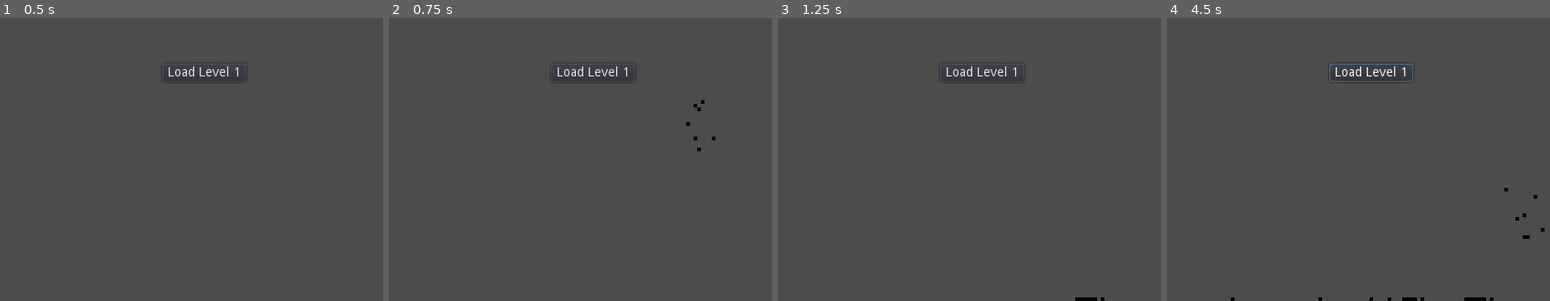
Above: before the commit, frames 1-4 (left to right).
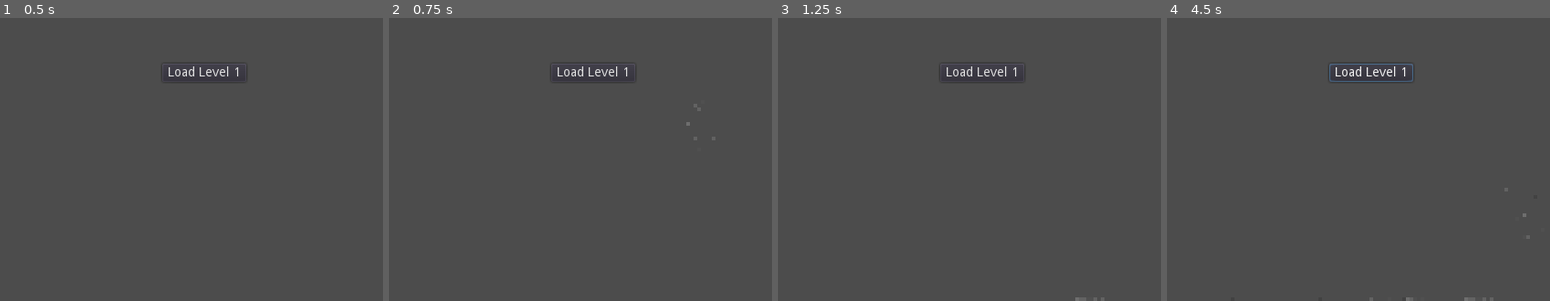
Above: after the commit, the same moments.

Repository: domlawlor/WGJ-267
Game: Godot game, scene res://Main.tscn
The game is run twice, just before and just after one commit, with the same random seed, the same clock (stepped at 60 frames per second) and the same inputs.
Inputs (mouse positions are in pixels of both pictures, inside the frame that each line leads up to):
- Up to frame 1 (0.5 s): no input
- Up to frame 2 (0.75 s): tap Enter at 0.5 s; move the mouse to (699, 60) at 0.52 s; hold Right mouse button (spawn_bulk_pixels) from 0.53 s (still down)
- Up to frame 3 (1.25 s): keep holding Right mouse button (spawn_bulk_pixels)
- Up to frame 4 (4.5 s): release Right mouse button (spawn_bulk_pixels) at 1.25 s; click "Load Level 1" at 1.25 s; move the mouse to (1232, 102) at 2.02 s; click (1232, 102) at 2.1 s; move the mouse to (outside the picture) at 2.77 s; hold Right mouse button (spawn_bulk_pixels) 2.78-3.53 s; move the mouse to (1320, 170) at 3.52 s; click (1320, 170) at 3.6 s; move the mouse to (1523, 148) at 4.27 s; hold Right mouse button (spawn_bulk_pixels) from 4.28 s (still down)

Frame 1 is identical in both runs. In frame 2, less than 0.1% of the frame differs, in the area x 77-86%, y 29-48%; in frame 3, less than 0.1%; in frame 4, 0.3%, in the area x 16-99%, y 60-100%.

Commit message:
shades of grey dust

Diff:
--- a/Main.tscn
+++ b/Main.tscn
@@ -48,5 +48,9 @@
 scale = Vector2( 4, 4 )
 texture = SubResource( 2 )
 script = ExtResource( 2 )
+dustColourA = Color( 0.262745, 0.262745, 0.262745, 1 )
+dustColourB = Color( 0.317647, 0.317647, 0.317647, 1 )
+dustColourC = Color( 0.384314, 0.384314, 0.384314, 1 )
+dustColourD = Color( 0.435294, 0.435294, 0.435294, 1 )
 
 [connection signal="pressed" from="Menu/VBoxContainer/LoadLevel1" to="." method="_on_LoadLevel1_pressed"]
